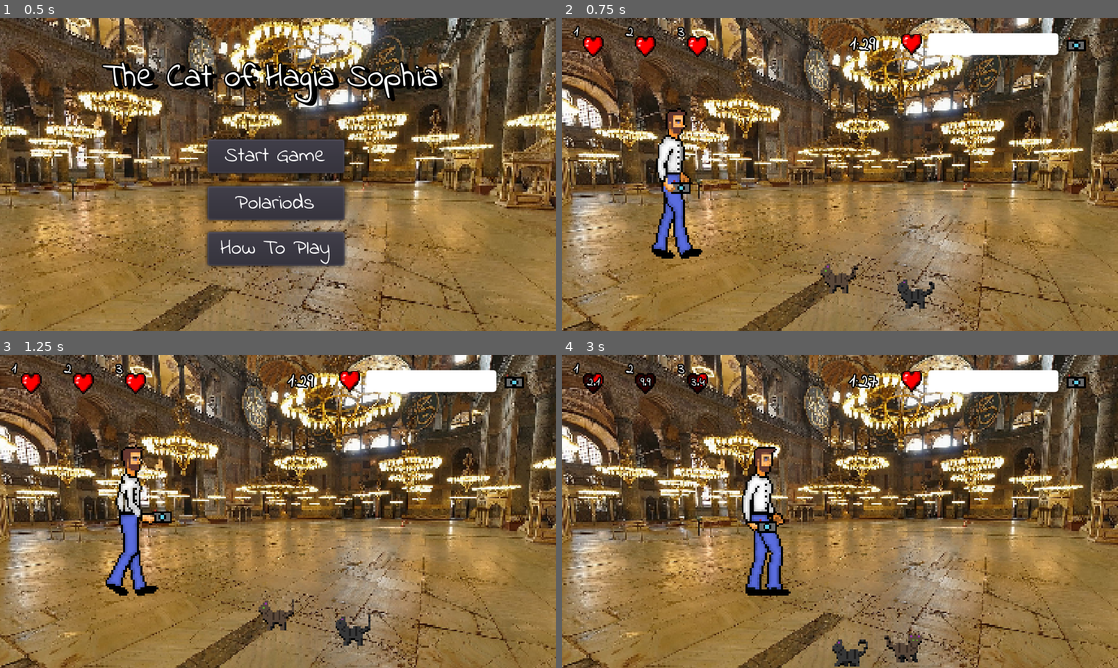
Above: before the commit, frames 1-4 (two rows, left to right).
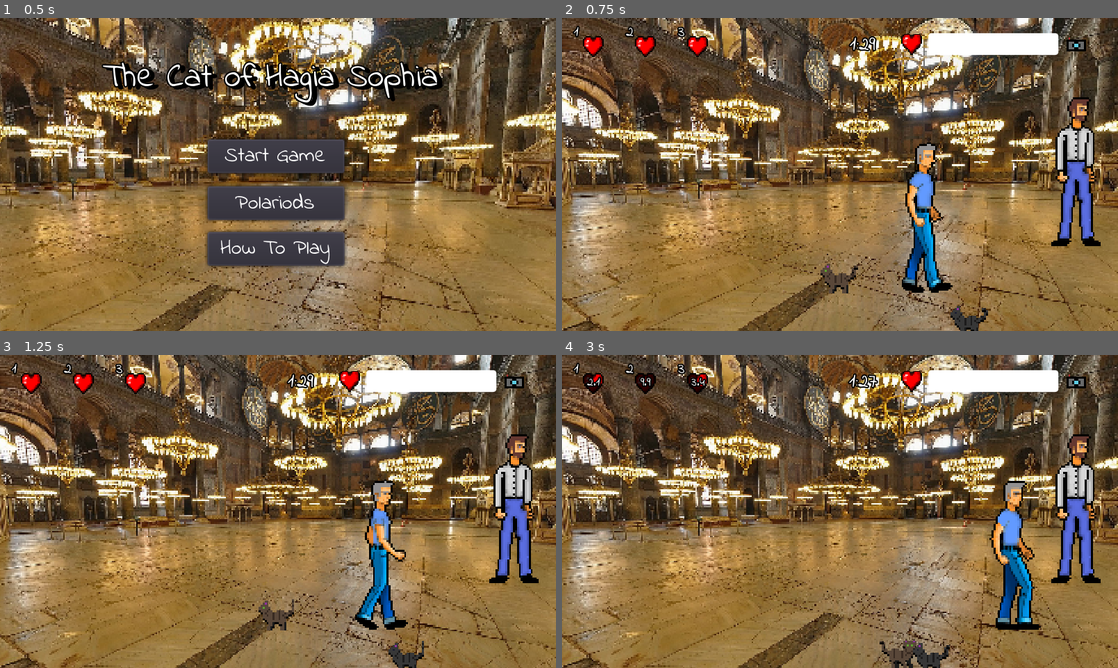
Above: after the commit, the same moments.

Repository: Frozander/BAUGamejam2021
Game: Godot game, scene res://Scenes/TitleScreen.tscn
Same seed, same stepped clock (60 frames per second), same inputs: the game is played once before the commit and once after it. Sound files missing from this copy of the repository are replaced by a short silence.
Inputs:
- Up to frame 1 (0.5 s): no input
- Up to frame 2 (0.75 s): click "Start Game" at 0.5 s
- Up to frame 3 (1.25 s): no input
- Up to frame 4 (3 s): tap Enter at 1.25 s; hold Right (ui_right) 1.28-2.03 s; tap 3 (leave) at 1.35 s; hold Down (ui_down) 2.03-2.78 s; tap 1 (meow) at 2.1 s; hold Right (ui_right) from 2.78 s (still down); tap 2 (pose) at 2.85 s

Frame 1 is identical in both runs. In frame 2, 7.2% of the frame differs, in the area x 16-97%, y 25-100%; in frame 3, 7.0%; in frame 4, 8.1%, in the area x 32-97%, y 25-100%.

Commit message:
when a person or enemy cat leaves current part they have random x

Diff:
--- a/Assets/Scripts/Game.gd
+++ b/Assets/Scripts/Game.gd
@@ -7,7 +7,7 @@
 const ZONE_X = 210 #width of move zone
 const ZONE_Y = 40
 
-const PERSON_COUNT = 1
+const PERSON_COUNT = 3
 const PERSON_HEARING_MEOW_LOWER_LIMIT = 60
 
 const PART_CHANGE_X_GAP = 70
@@ -167,10 +167,7 @@
 	$MoveZone.remove_child(person)
 	person.part_index = new_part
 	people[new_part].append(person)
-	if person.is_last_hitted_wall_right:
-		person.position.x = -(ZONE_X - 30)
-	else:
-		person.position.x = +(ZONE_X - 30)
+	person.position.x = random_positon_in_move_zone()[0]
 
 func init_enemy_cat():
 	enemy_cat = ENEMY_CAT.instance()
@@ -184,10 +181,11 @@
 		return
 	if not enemy_cat.is_last_hitted_wall_right and current_part == 0:
 		return
+	enemy_cat.position.x = random_positon_in_move_zone()[0]
 	if enemy_cat.is_last_hitted_wall_right:
-		move_enemy_cat_to_part(current_part + 1)
+		enemy_cat.current_part = current_part + 1
 	else:
-		move_enemy_cat_to_part(current_part - 1)
+		enemy_cat.current_part = current_part - 1
 	$MoveZone.remove_child(enemy_cat)
 
 func move_enemy_cat_to_part(part):
